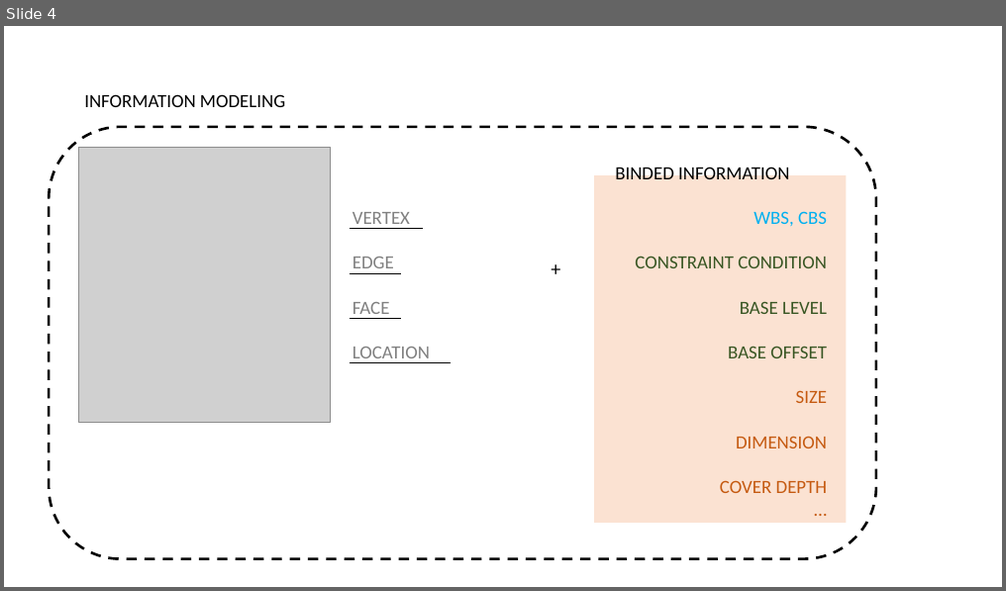
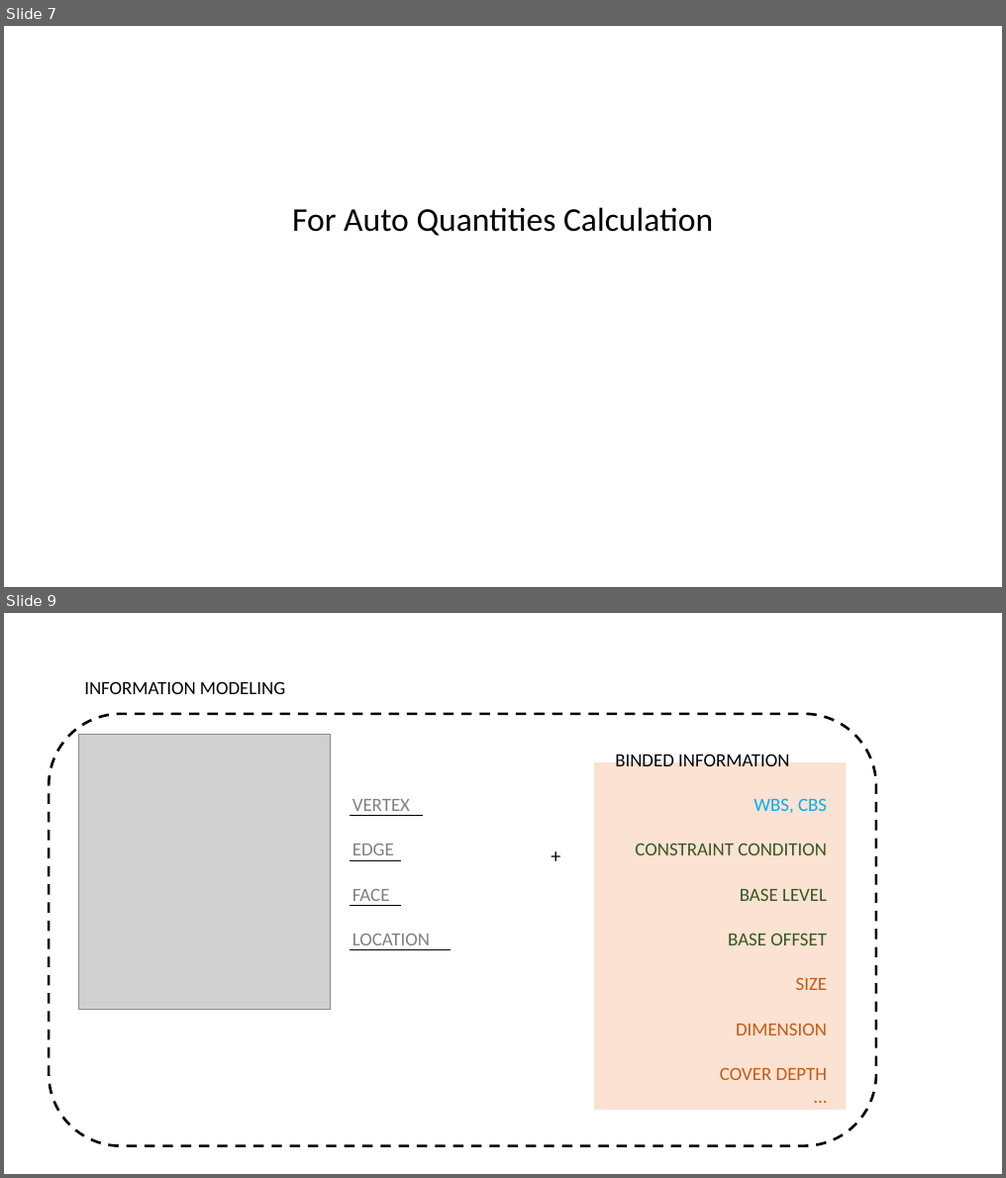
Before and after one commit to hnanmal/mQ, a slide deck: 논문준비/프레젠테이션1.pptx. Shown one above the other, each under a label of ours: slide 4 before the commit, slides 7 and 9 after it; the slides between them are not shown. The pictures are 1006x591 and 1006x1178 pixels, drawn with LibreOffice and Linux fonts; fonts in the diff are those of the drawing; grey boxes stand for pictures. Boxes give left, top, right and bottom in pixels: in the first picture for what was removed or moved away, otherwise in the second. Text is boxed around its words. In the diff, an @@ line names an element or a change of style, - is before the commit and + after.

```diff
--- a/논문준비/프레젠테이션1.pptx
+++ b/논문준비/프레젠테이션1.pptx
@@ slide 7 added at (4,26,1002,587), background #FFFFFF @@
@@ text added at (292,207,713,236), 32 pt, text #000000 @@
+For Auto Quantities Calculation
@@ what was slide 4 is now slide 9 @@
```
Also in this commit, not shown: 2 slides changed, 6 other slides added, 3 slides removed.
